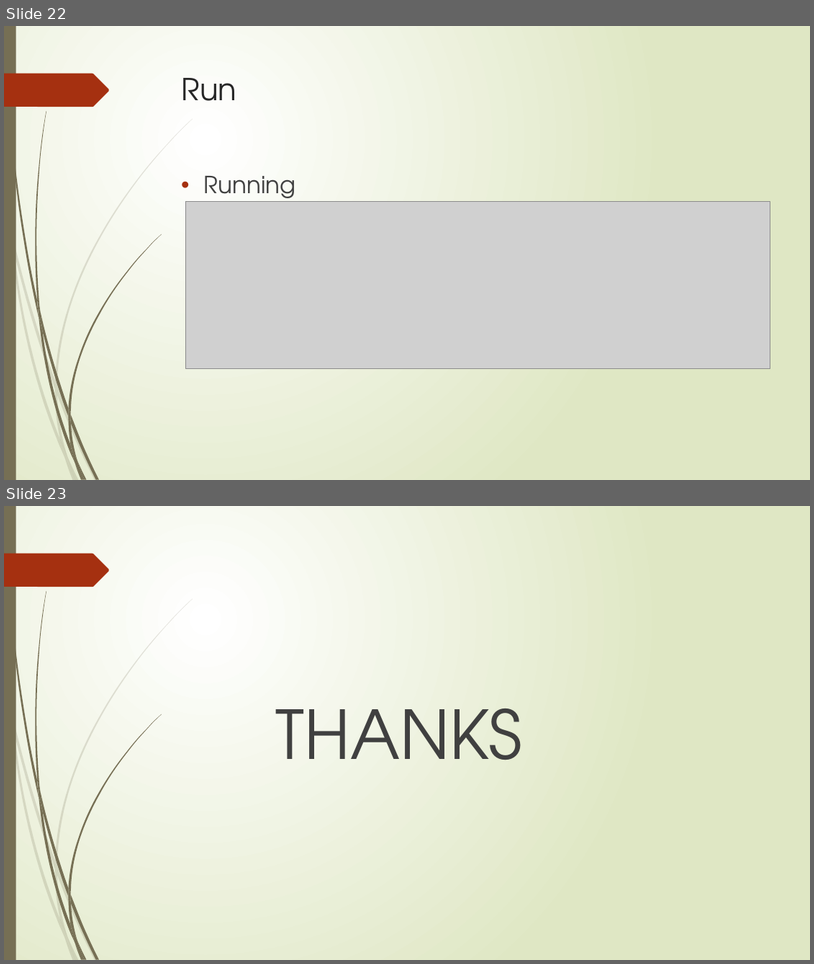
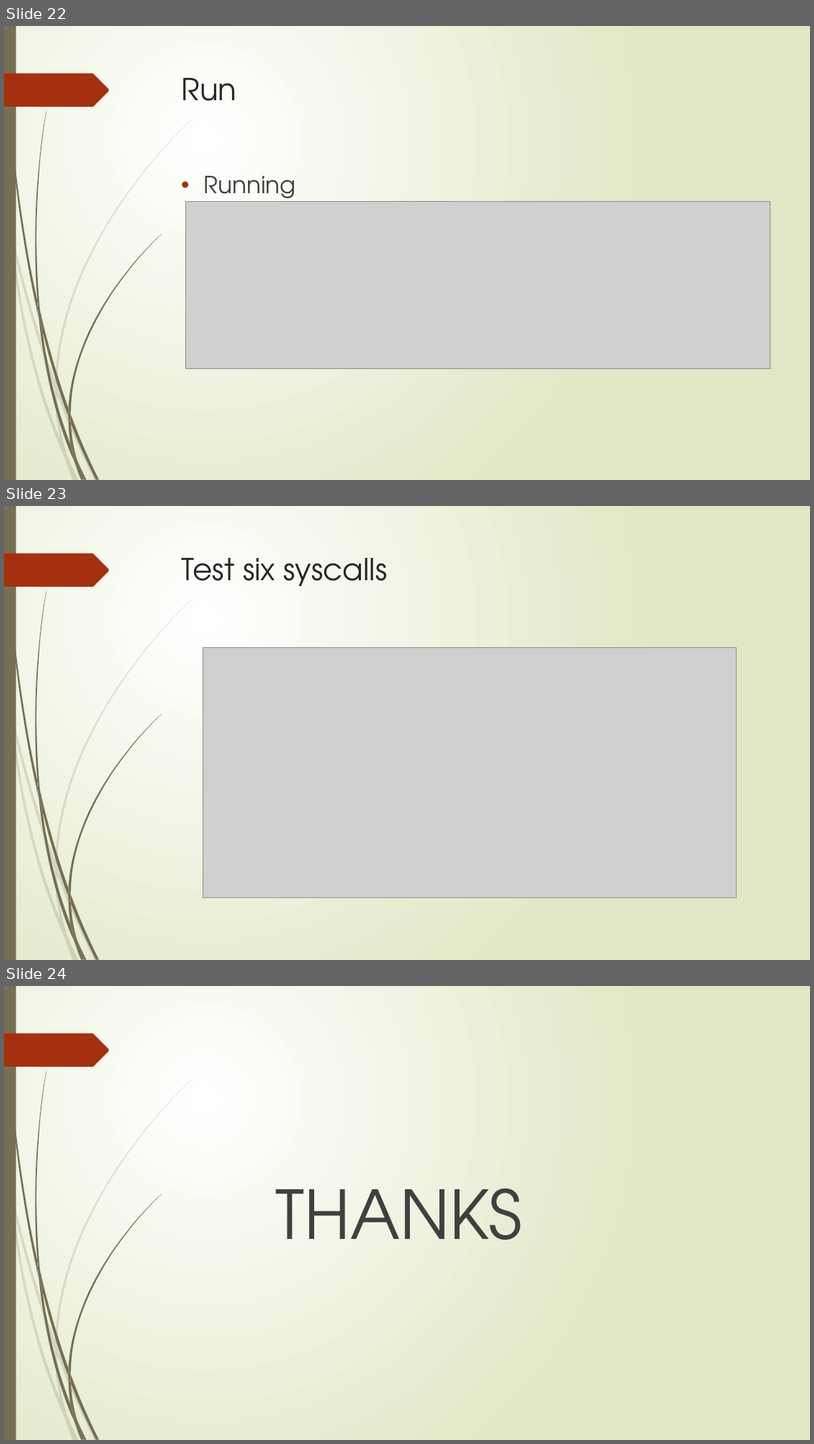
Before and after one commit to GLjun/OS_gaowei, a slide deck: 高伟.pptx. Shown one above the other, each under a label of ours: slides 22 and 23 before the commit, slides 22, 23 and 24 after it. The pictures are 814x964 and 814x1444 pixels, drawn with LibreOffice and Linux fonts; fonts in the diff are those of the drawing; grey boxes stand for pictures. Boxes give left, top, right and bottom in pixels: in the first picture for what was removed or moved away, otherwise in the second. Text is boxed around its words. In the diff, an @@ line names an element or a change of style, - is before the commit and + after.

Commit message:
add picture

```diff
--- a/高伟.pptx
+++ b/高伟.pptx
@@ slide 23 added at (x1=4, y1=506, x2=810, y2=960), background gradient #FFFFFF to #DFE8C4; not listed: 24 template elements that a slide beside it also shows @@
@@ title added at (x1=182, y1=558, x2=388, y2=586), 36 pt, text #262626 @@
+Test six syscalls
@@ picture added at (x1=203, y1=647, x2=737, y2=897) @@
@@ what was slide 23 is now slide 24 @@
```
